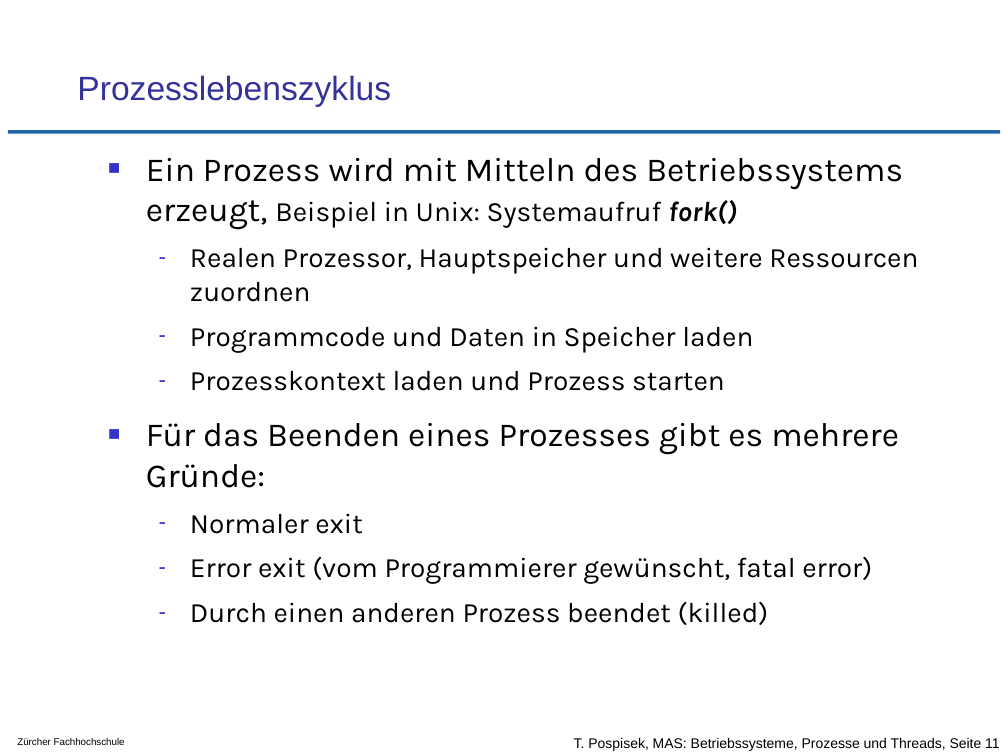
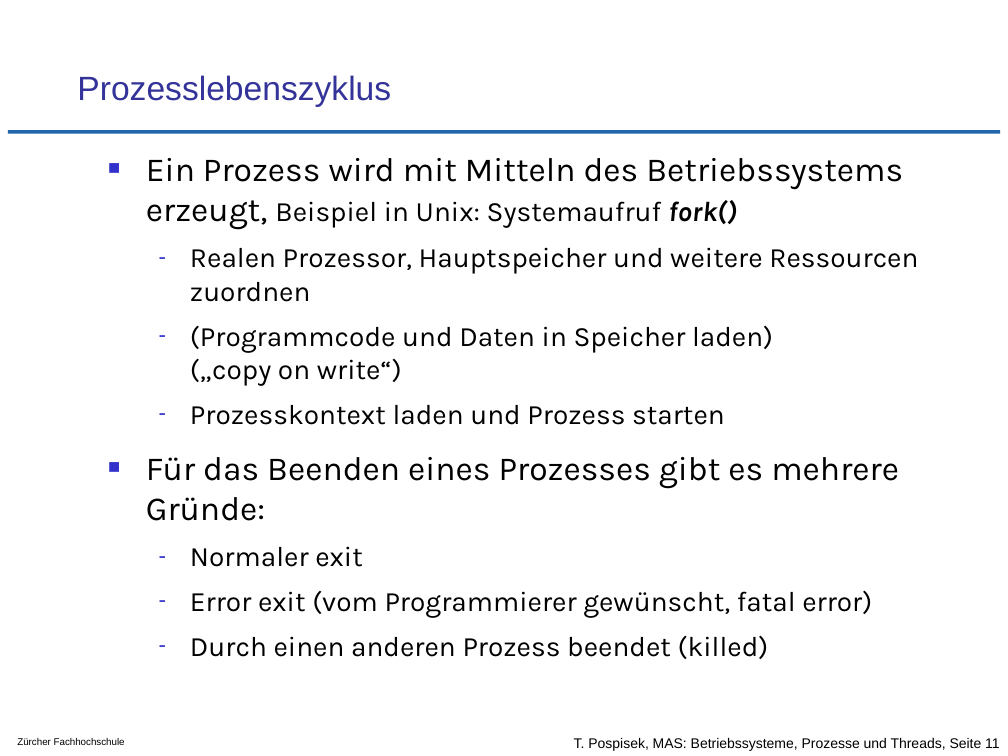
Before and after one commit to tpo/betriebssysteme, a slide deck: slide 11 of 05-2_Prozesse_und_Threads.odp. Drawn at 1008x756 pixels with LibreOffice and Linux fonts; fonts in the diff are those of the drawing; background and template pictures are left out. Boxes give left, top, right and bottom in pixels: in the first picture for what was removed or moved away, otherwise in the second. Text is boxed around its words. In the diff, an @@ line names an element or a change of style, - is before the commit and + after.

```diff
--- a/05-2_Prozesse_und_Threads.odp
+++ b/05-2_Prozesse_und_Threads.odp
@@ text at <box>190,325,773,386</box>: text changed @@
-  – Programmcode und Daten in Speicher laden
+  – (Programmcode und Daten in Speicher laden)
+    („copy on write“)
```
Also in this commit, not shown: 6 other slides changed, 3 other files.
